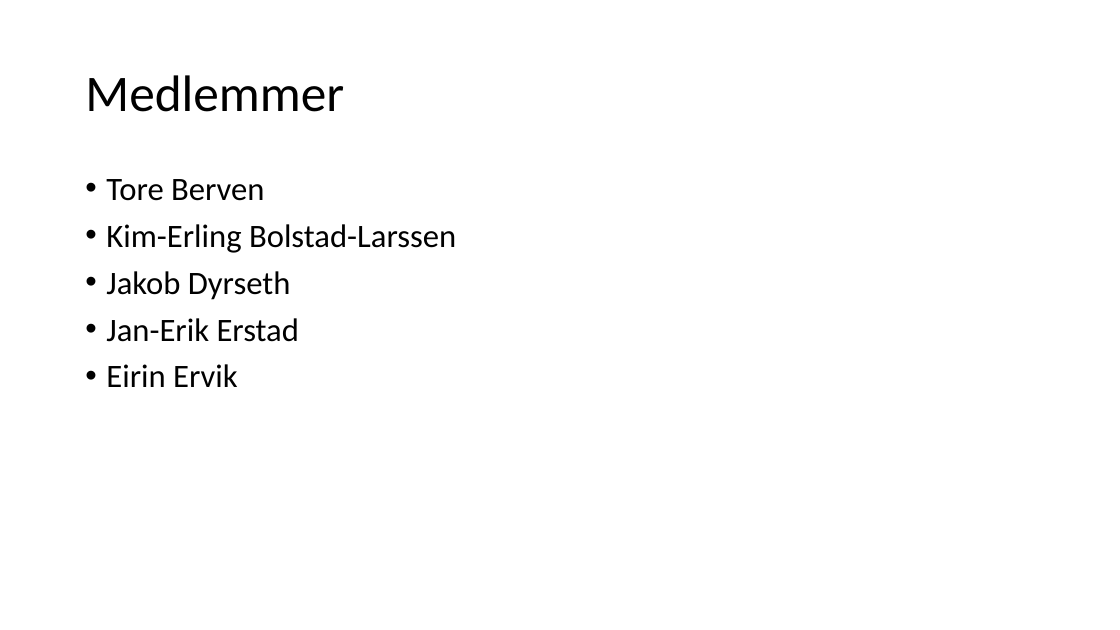
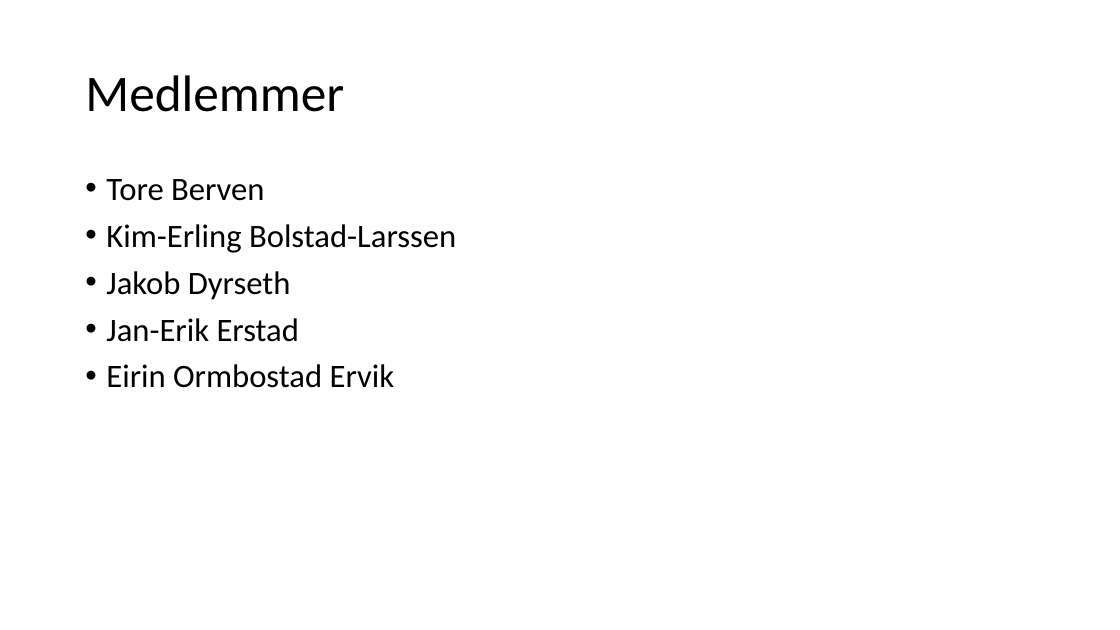
Before and after one commit to inf112-v19/codingwarriors, a slide deck: slide 2 of src/presentation/Codingwarriors.pptx. Drawn at 1120x630 pixels with LibreOffice and Linux fonts; fonts in the diff are those of the drawing. Boxes give left, top, right and bottom in pixels: in the first picture for what was removed or moved away, otherwise in the second. Text is boxed around its words. In the diff, an @@ line names an element or a change of style, - is before the commit and + after.

```diff
--- a/src/presentation/Codingwarriors.pptx
+++ b/src/presentation/Codingwarriors.pptx
@@ text at box(106, 364, 395, 388): text changed @@
-• Eirin Ervik
+• Eirin Ormbostad Ervik
```
Also in this commit, not shown: 2 other slides changed.
